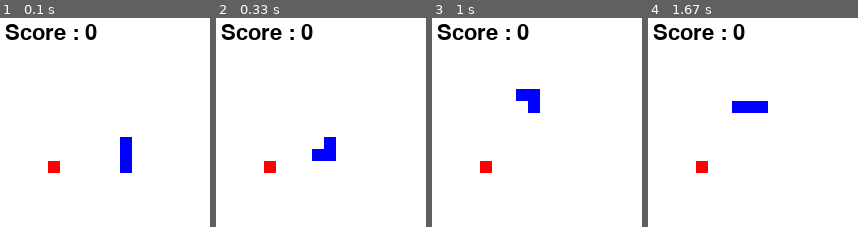
Above: before the commit, frames 1-4 (left to right).
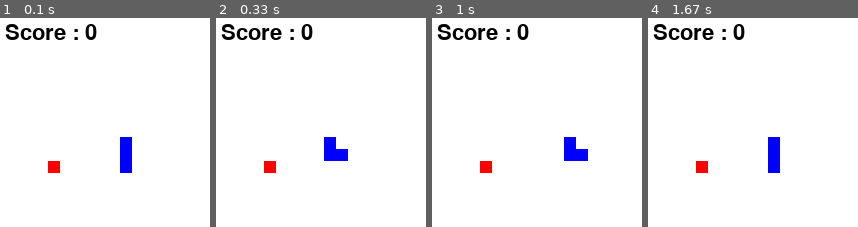
Above: after the commit, the same moments.

Repository: spranesh/rl-snake
Game: pygame game, started from main.py
The game is run twice, just before and just after one commit, with the same random seed, the same clock (stepped at 60 frames per second) and the same inputs. The source is Python 2; it was converted automatically to run under Python 3.
Inputs:
- Up to frame 1 (0.1 s): no input
- Up to frame 2 (0.33 s): no input
- Up to frame 3 (1 s): no input
- Up to frame 4 (1.67 s): no input

Frame 1 is identical in both runs. In frame 2, 0.7% of the frame differs, in the area x 45-63%, y 62-69%; in frame 3, 2.0%, in the area x 40-75%, y 33-69%; in frame 4, 2.0%.

Commit message:
Fixed a bug in the state representation.
Added a program to view the training data.
Q Learning learns even when there is exploration.

Diff:
--- a/agent_interact.py
+++ b/agent_interact.py
@@ -35,7 +35,7 @@
       This interactor also makes the agent backup its knowledge every so many
       moves."""
   def __init__(self, agent_string, state_mapper_string,
-      trained_filename, dump_filename, backup_num_moves = 100):
+      trained_filename, dump_filename, backup_num_moves = 10000):
     self.trained_filename = trained_filename
     self.dump_filename = dump_filename
 
@@ -56,6 +56,7 @@
     self.move_counter += 1
 
     if self.move_counter == self.backup_num_moves:
+      print self.move_counter
       self.agent.WriteKnowledge(self.dump_filename)
       self.move_counter = 0
 
@@ -74,13 +75,13 @@
     if not sl.IsAlive():
       self.reward = -1000
       self.episode_ended = True
-      print
+      # print
     else:
       self.episode_ended = False
 
     # If we ate a fruit
     if sl.WasFruitEaten():
       self.reward = 500
-      print '*',
+      # print '*',
 
     return move
--- a/agents/q_learning.py
+++ b/agents/q_learning.py
@@ -10,8 +10,8 @@
   """
 
   def UpdateQ(self, state, action, state_, action_, reward, explore):
-    if explore:
-      return
+    # if explore:
+    #   return
     if not state:
       return
 
--- a/keyb_interact.py
+++ b/keyb_interact.py
@@ -8,7 +8,6 @@
 class KeyBInteract(interact.Interact):
   def PerformAndReturnNextMove(self, sl):
     d = sl.state.direction
-
     for e in pygame.event.get():
       if e.type is not pygame.locals.KEYDOWN:
         return sl.state.direction
--- a/main.py
+++ b/main.py
@@ -110,7 +110,8 @@
 
   else:
     interact = agent_interact.AgentInteract(options.agent, options.state_mapper,
-        options.trained_filename, options.dump_filename, backup_num_moves = 100)
+        options.trained_filename, options.dump_filename, backup_num_moves =
+        1000)
     return mainloop.MainLoop(interact, artist, new_sl_function, delay)
 
   # sys.stderr.write("""Oops! The RL algorithms havent been implemented yet.
--- a/state_mappers/quadrant_view.py
+++ b/state_mappers/quadrant_view.py
@@ -1,6 +1,36 @@
 #!/usr/bin/env python
 
 import state_mapper
+
+def SigNum(x):
+  if x < 0:
+    return -1
+  if x > 0:
+    return 1
+  else: return 0
+
+def GetQuadrant(coord):
+  (sign_x, sign_y) = (SigNum(coord[0]), SigNum(coord[1]))
+
+  if sign_x == 0: qx = 0
+  elif sign_x == 1: qx = 1
+  else: qx = -1
+
+  if sign_y == 0: qy = 0
+  elif sign_y == 1: qy = 1
+  else: qy = -1
+
+  return (qx, qy)
+
+def TransformQuadrantBasedOnDirection(coord, d, directions):
+  # Transform it relative to the snake
+  (x, y) = coord
+
+  if d == directions.LEFT:  (x, y) = ( y, -x)
+  if d == directions.RIGHT: (x, y) = (-y,  x)
+  if d == directions.DOWN:  (x, y) = (-x, -y)
+
+  return GetQuadrant((x, y))
 
 class QuadrantView(state_mapper.StateMapper):
   """
@@ -41,18 +71,23 @@
       square_description.append(self.__SquareDescription(sl, n))
 
     fruit = sl.state.fruits[0]
+
+    # print "head: ", head, "fruit: ", fruit
+
+    # The state's y axes is oriented in the opposite direction.
+    head = (head[0], -head[1])
+    fruit = (fruit[0], -fruit[1])
+
     (x, y) = (fruit[0] - head[0], fruit[1] - head[1])
 
-    if x == 0: qx = 0
-    elif x < 0: qx = -1
-    else: qx = 1
+    (qx, qy) = TransformQuadrantBasedOnDirection((x, y),
+        sl.state.direction, self.directions)
 
-    if y == 0: qy = 0
-    elif y < 0: qy = -1
-    else: qy = 1
-
-    return (square_description[0], square_description[1],
+    mapped_state = (square_description[0], square_description[1],
         square_description[2], qx, qy)
+    # print (x, y), sl.state.direction, mapped_state
+    # print
+    return mapped_state
 
   def GetAllowedMoves(self, sl):
     return ['GO_LEFT', 'GO_RIGHT', 'GO_STRAIGHT']
@@ -75,3 +110,4 @@
     elif move == 'GO_RIGHT':
       return self.directions.Reverse(go_left_direction)
     assert(false)
+    return
--- /dev/null
+++ b/test_state_mappers_quadrant_view.py
@@ -0,0 +1,59 @@
+""" Tests for the quadrant view file. """
+import state_mappers.quadrant_view as Q
+import snake_game.directions as D
+
+def testSigNum():
+  assert(Q.SigNum(-1) == -1)
+  assert(Q.SigNum(-5) == -1)
+
+  assert(Q.SigNum(0) == 0)
+
+  assert(Q.SigNum(1) == 1)
+  assert(Q.SigNum(5) == 1)
+  return
+
+def testGetQuadrant():
+  assert(( 1,  1) == Q.GetQuadrant(( 5,  5)))
+  assert((-1,  1) == Q.GetQuadrant((-5,  5)))
+  assert((-1, -1) == Q.GetQuadrant((-5, -5)))
+  assert(( 1, -1) == Q.GetQuadrant(( 5, -5)))
+
+  assert(( 1,  0) == Q.GetQuadrant(( 5,  0)))
+  assert(( 0,  0) == Q.GetQuadrant(( 0,  0)))
+  return
+
+def testTransformQuadrantBasedOnDirectionUP():
+  assert(( 1,  1) == Q.TransformQuadrantBasedOnDirection((5, 4),   D.UP, D))
+  assert(( 1, -1) == Q.TransformQuadrantBasedOnDirection((5, -5),  D.UP, D))
+  assert((-1,  1) == Q.TransformQuadrantBasedOnDirection((-5, 3),  D.UP, D))
+  assert((-1, -1) == Q.TransformQuadrantBasedOnDirection((-5, -3), D.UP, D))
+
+  assert(( 0,  0) == Q.TransformQuadrantBasedOnDirection((0, 0),   D.UP, D))
+  assert((-1,  0) == Q.TransformQuadrantBasedOnDirection((-5, 0),  D.UP, D))
+
+def testTransformQuadrantBasedOnDirectionDOWN():
+  assert((-1, -1) == Q.TransformQuadrantBasedOnDirection((5, 4),   D.DOWN, D))
+  assert((-1,  1) == Q.TransformQuadrantBasedOnDirection((5, -5),  D.DOWN, D))
+  assert(( 1, -1) == Q.TransformQuadrantBasedOnDirection((-5, 3),  D.DOWN, D))
+  assert(( 1,  1) == Q.TransformQuadrantBasedOnDirection((-5, -3), D.DOWN, D))
+
+  assert(( 0,  0) == Q.TransformQuadrantBasedOnDirection((0, 0),   D.DOWN, D))
+  assert(( 1,  0) == Q.TransformQuadrantBasedOnDirection((-5, 0),  D.DOWN, D))
+
+def testTransformQuadrantBasedOnDirectionLEFT():
+  assert(( 1, -1) == Q.TransformQuadrantBasedOnDirection((5, 4),   D.LEFT, D))
+  assert((-1, -1) == Q.TransformQuadrantBasedOnDirection((5, -5),  D.LEFT, D))
+  assert(( 1,  1) == Q.TransformQuadrantBasedOnDirection((-5, 3),  D.LEFT, D))
+  assert((-1,  1) == Q.TransformQuadrantBasedOnDirection((-5, -3), D.LEFT, D))
+
+  assert(( 0,  0) == Q.TransformQuadrantBasedOnDirection((0, 0),   D.LEFT, D))
+  assert(( 0,  1) == Q.TransformQuadrantBasedOnDirection((-5, 0),  D.LEFT, D))
+
+def testTransformQuadrantBasedOnDirectionRIGHT():
+  assert((-1,  1) == Q.TransformQuadrantBasedOnDirection((5, 4),   D.RIGHT, D))
+  assert(( 1,  1) == Q.TransformQuadrantBasedOnDirection((5, -5),  D.RIGHT, D))
+  assert((-1, -1) == Q.TransformQuadrantBasedOnDirection((-5, 3),  D.RIGHT, D))
+  assert(( 1, -1) == Q.TransformQuadrantBasedOnDirection((-5, -3), D.RIGHT, D))
+
+  assert(( 0,  0) == Q.TransformQuadrantBasedOnDirection((0, 0),   D.RIGHT, D))
+  assert(( 0, -1) == Q.TransformQuadrantBasedOnDirection((-5, 0),  D.RIGHT, D))
--- /dev/null
+++ b/view_training_data.py
@@ -0,0 +1,32 @@
+#!/usr/bin/env python
+
+import cPickle
+import sys
+
+def ExitWithError():
+  sys.stderr.write("Usage : <program> training file")
+  sys.exit(1)
+
+if len(sys.argv) != 2:
+  ExitWithError()
+
+try:
+  fp = open(sys.argv[1])
+except IOError, e:
+  sys.stderr.write(e + "\n")
+  ExitWithError()
+
+(e, count, Q) = cPickle.load(fp)
+fp.close()
+
+print "e = ", e
+print "count", count
+
+items = Q.items()
+items.sort()
+for (state, q_a) in items:
+  for s in state:
+    print "%3d"%s,
+  for a in q_a:
+    print "%10s : %+10.3f"%(a, q_a[a]),
+  print
Empty file removed: __init__.py
Not shown, removed: train/iopt_q.train
Not shown, removed: train/iopt_sarsa.train
Not shown, added: train/q_learning.train
Not shown, added: train/q_learning2.train
